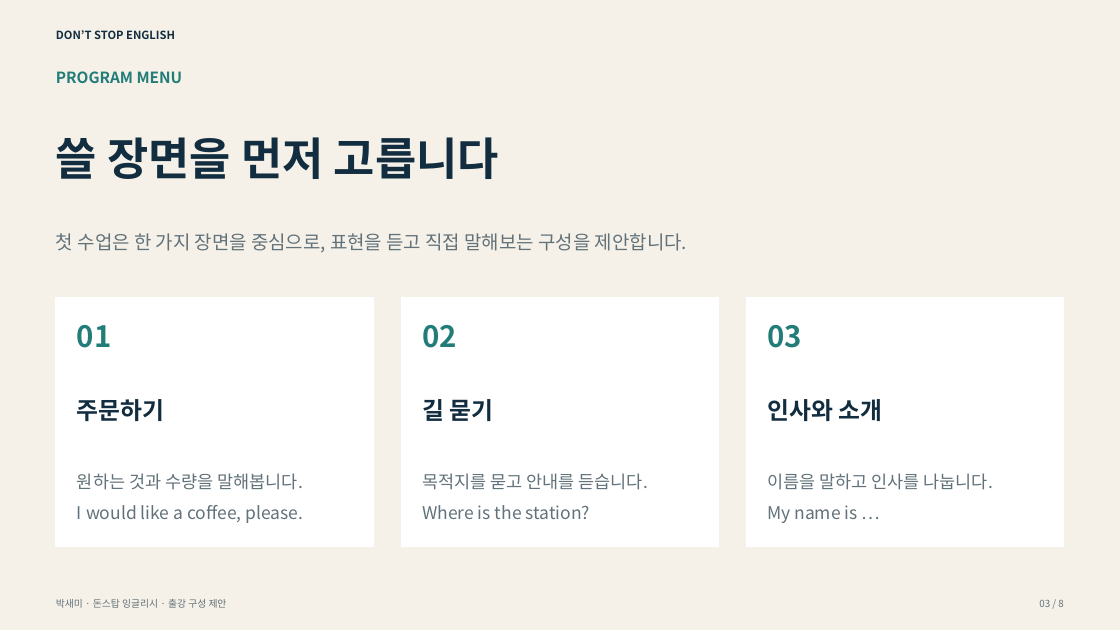
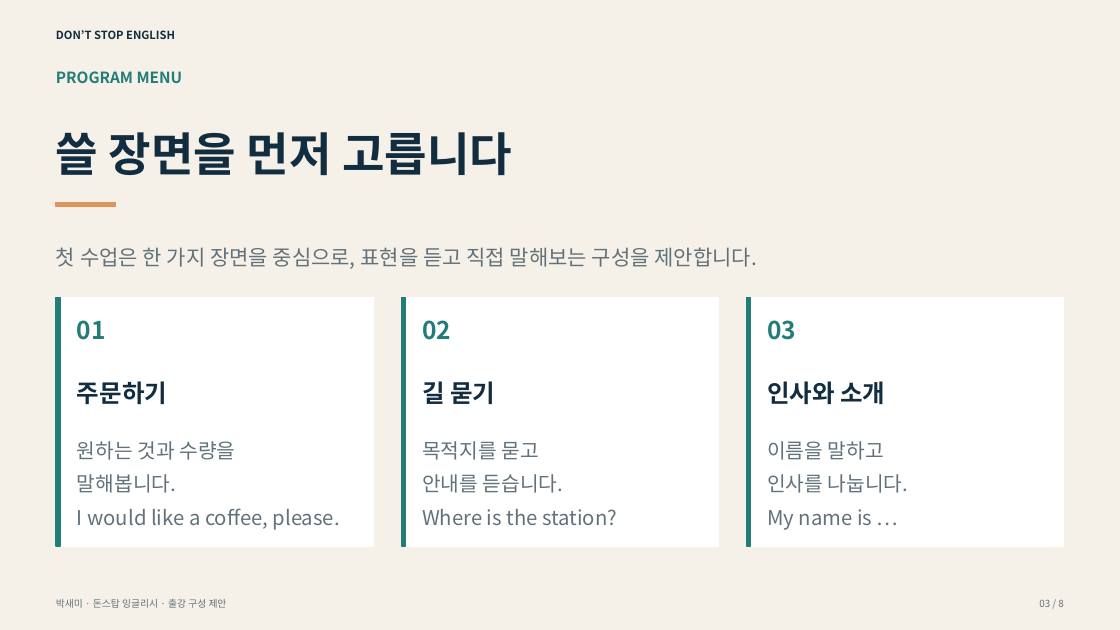
Before and after one commit to jty0221-dot/harangmarketing, a slide deck: slide 3 of public/dontstop-lecture/proposal-small-group.pptx. Drawn at 1120x630 pixels with LibreOffice and Linux fonts; fonts in the diff are those of the drawing. Boxes give left, top, right and bottom in pixels: in the first picture for what was removed or moved away, otherwise in the second. Text is boxed around its words. In the diff, an @@ line names an element or a change of style, - is before the commit and + after.

```diff
--- a/public/dontstop-lecture/proposal-small-group.pptx
+++ b/public/dontstop-lecture/proposal-small-group.pptx
@@ text "쓸 장면을 먼저 고릅니다" at [56,132,512,175]: size 38.4 to 39.6 pt @@
@@ rectangle added at [56,202,116,207], fill #DC955B, outline #DC955B 1 pt @@
@@ text "첫 수업은 한 가지 장면을 ...": place and size @@
-text "첫 수업은 한 가지 장면을 ..." at [56,233,687,253]
+text "첫 수업은 한 가지 장면을 ..." at [56,247,757,269]
@@ text "첫 수업은 한 가지 장면을 ..." at [56,247,757,269]: size 16.2 to 18 pt @@
@@ rectangle added at [56,297,60,546], fill #227C78, outline #227C78 1 pt @@
@@ rectangle added at [402,297,406,546], fill #227C78, outline #227C78 1 pt @@
@@ rectangle added at [746,297,750,546], fill #227C78, outline #227C78 1 pt @@
@@ size 25.2 to 21 pt in 3 elements at [77,320,106,340], [422,320,451,340], [767,320,796,340] @@
@@ text "주문하기": place and size @@
-text "주문하기" at [77,399,165,421]
+text "주문하기" at [77,381,167,404]
@@ text "길 묻기": place and size @@
-text "길 묻기" at [422,399,493,421]
+text "길 묻기" at [422,381,495,404]
@@ size 20.4 to 21 pt in 3 elements at [77,381,167,404], [422,381,495,404], [767,381,885,404] @@
@@ text "인사와 소개": place and size @@
-text "인사와 소개" at [767,399,882,421]
+text "인사와 소개" at [767,381,885,404]
@@ text at [77,441,235,493]: text changed; size 15 to 17.4 pt @@
-원하는 것과 수량을 말해봅니다.
+원하는 것과 수량을
+말해봅니다.
@@ text "원하는 것과 수량을": place and size @@
-text "원하는 것과 수량을" at [77,473,304,523]
+text "원하는 것과 수량을" at [77,441,340,530]
@@ text at [422,441,563,493]: text changed; size 15 to 17.4 pt @@
-목적지를 묻고 안내를 듣습니다.
+목적지를 묻고
+안내를 듣습니다.
@@ text "목적지를 묻고": place and size @@
-text "목적지를 묻고" at [422,473,648,519]
+text "목적지를 묻고" at [422,441,617,525]
@@ text at [767,441,908,493]: text changed; size 15 to 17.4 pt @@
-이름을 말하고 인사를 나눕니다.
+이름을 말하고
+인사를 나눕니다.
@@ text "이름을 말하고": place and size @@
-text "이름을 말하고" at [767,473,993,523]
+text "이름을 말하고" at [767,441,908,530]
@@ text at [77,508,340,530]: size 15 to 17.4 pt in "I would like a coffee, please." @@
@@ text at [422,509,617,525]: size 15 to 17.4 pt in "Where is the station?" @@
@@ text at [767,509,872,530]: size 15 to 17.4 pt in "My name is …" @@
```
Also in this commit, not shown: 4 other slides changed, 9 other files.
